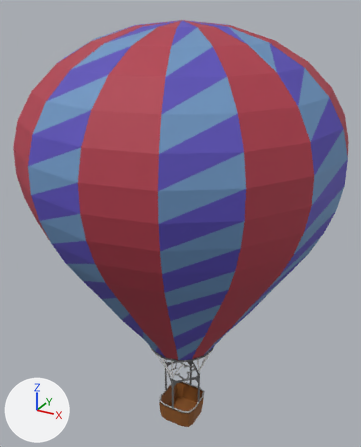
A saved change to the FBX model Proto_4/Assets/Juanes_files/Mesh_blens/Up_dated_balloon3.fbx.
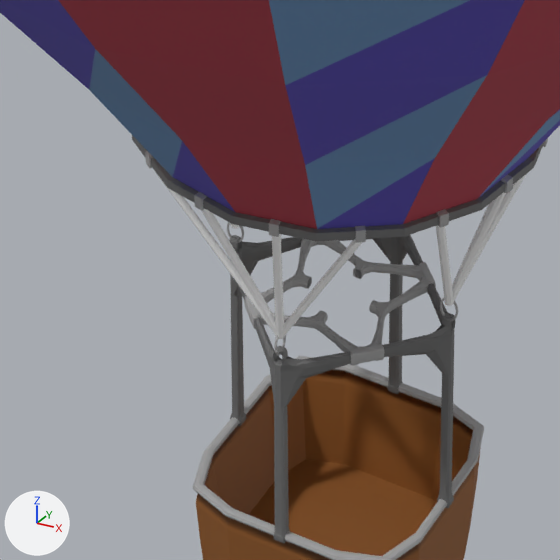
Each version appears first whole from a camera (50 mm lens) standing at (23.1, -42.4, 45.5) and looking at (-0.7, 0.9, 23.9), and next in a close-up on the part from 36% to 60% of the width and 73% to 92% of the height. The axes (+X, +Y, +Z) are drawn at lower left. The lights are the same throughout. Where no turn or scale is listed for an object, it has been applied to the vertices.

The scene before the commit, as lines of its bpy script (objects in view):
```python
me_plane_020 = bpy.data.meshes.new('Plane.020')
me_plane_020.from_pydata(...)  # 4343 vertices, 4504 faces; spans x -15.9..15.9, y -15.9..15.9, z -1.6..44.0
# faces by material slot: [896, 128, 1352, 1664, 112, 120, 232]
me_plane_020.materials.append(mat_material_007)  # dark grey #6d6d6d
me_plane_020.materials.append(mat_material_006)  # brown #8d5621
me_plane_020.materials.append(mat_material_008)  # grey #a5a5a5
me_plane_020.materials.append(mat_material_009)  # white #ffffff
me_plane_020.materials.append(mat_material_003)  # blue #6d96c2
me_plane_020.materials.append(mat_material_005)  # blue #5a4eb9
me_plane_020.materials.append(mat_material)  # red #b23d4d
ob_plane_006 = bpy.data.objects.new('Plane.006', me_plane_020)
ob_plane_006.location = (0.0, 0.0, 0.15)
```
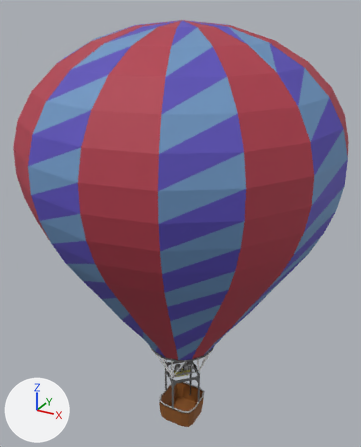
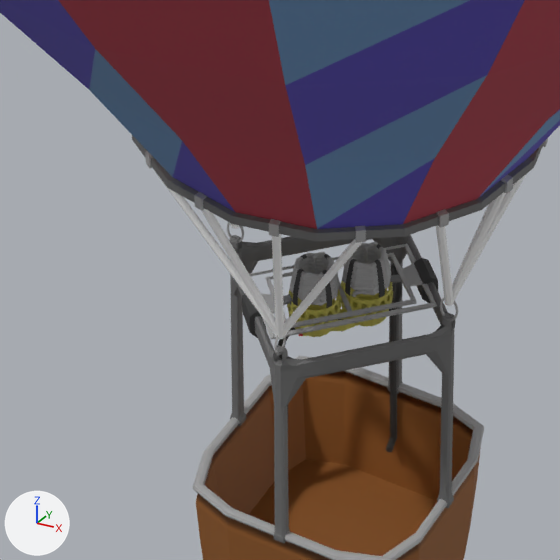
Edits to the bpy script that builds the scene:
```text
Add mat_material_002:
    mat_material_002 = principled_material('Material.002')
    mat_material_002.base_color = (0.538, 0.489, 0.089)  # yellow #c2ba54
    mat_material_002.roughness = 0.69
Add mat_material_004:
    mat_material_004 = principled_material('Material.004')
    mat_material_004.base_color = (0.538, 0.00871, 0.00871)  # red #c21717
    mat_material_004.roughness = 0.69
Add mat_material_001:
    mat_material_001 = principled_material('Material.001')
    mat_material_001.base_color = (0.0374, 0.0374, 0.0374)  # black #363636
    mat_material_001.roughness = 0.69
Change me_plane_020:
    used by ob_plane_006; location = (0.0, 0.0, 0.15)
    remove me_plane_020.from_pydata(...)  # 4343 vertices, 4504 faces; spans x -15.9..15.9, y -15.9..15.9, z -1.6..44.0
    add me_plane_020.from_pydata(...)  # 8661 vertices, 9019 faces; spans x -15.9..15.9, y -15.9..15.9, z -1.6..44.0
    me_plane_020 part 1: 30 vertices moved within x -1.3..1.3, y -2.2..2.2, z 1.2..5.0; 788 vertices removed from x -1.5..1.5, y -1.5..1.5, z 4.7..5.0; 5090 vertices added at x -1.8..1.8, y -2.2..2.2, z -0.4..5.7
    add me_plane_020.materials.append(mat_material_001)  # black #363636
    add me_plane_020.materials.append(mat_material_002)  # yellow #c2ba54
    add me_plane_020.materials.append(mat_material_004)  # red #c21717
```

Changed parts and their boxes (x1, y1, x2, y2) in the close-ups (560 x 560 px):
part 1 of me_plane_020, built on
    before: (236, 235, 448, 388)
    after: (242, 242, 438, 453)
